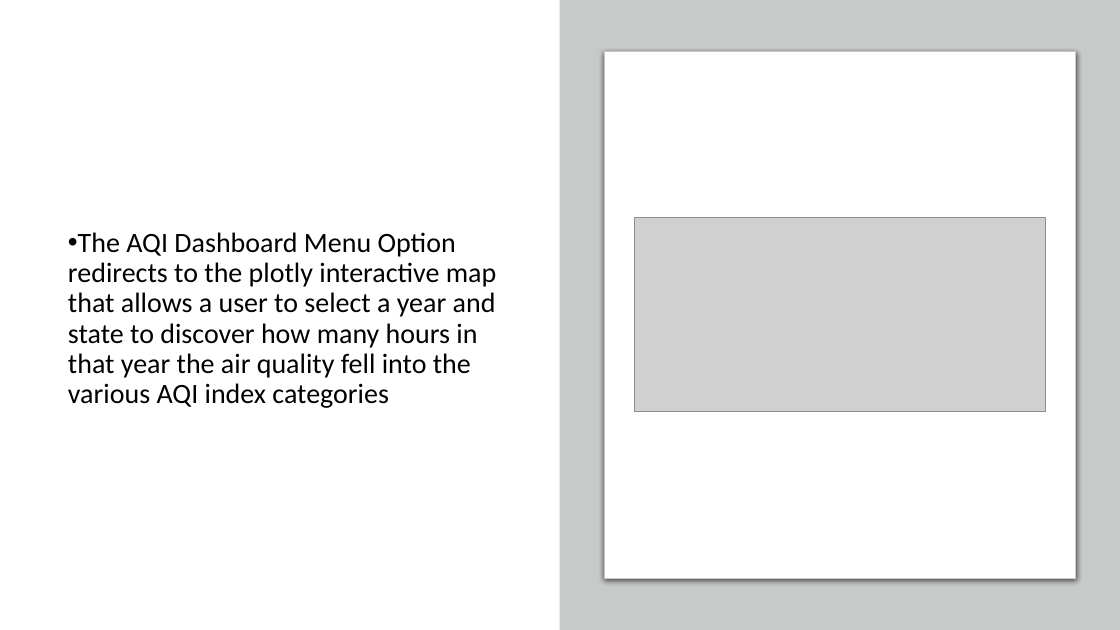
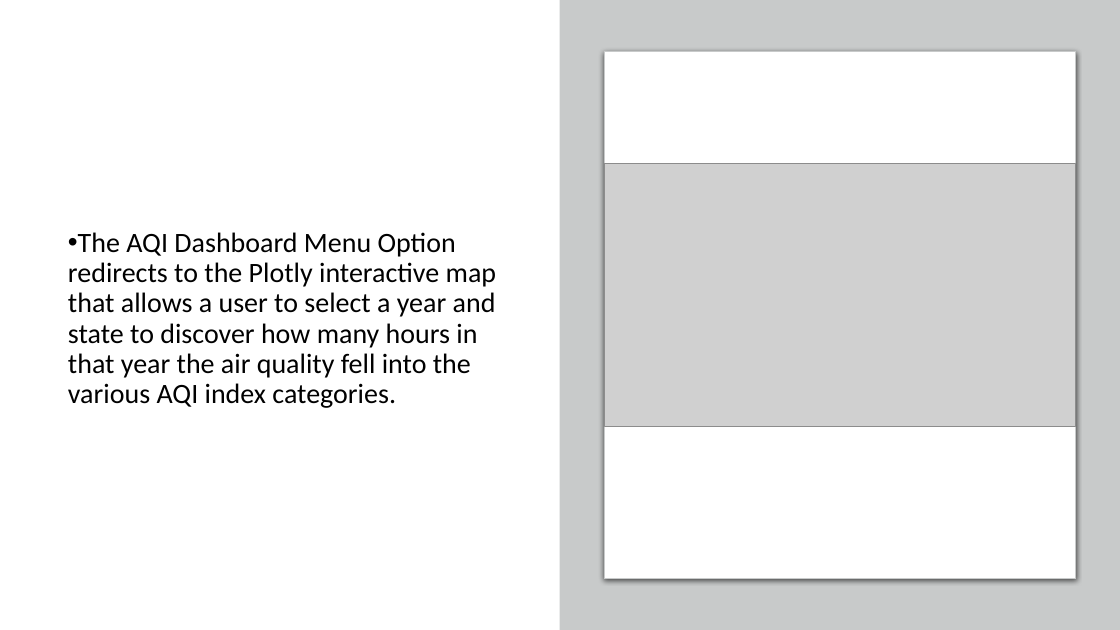
Before and after one commit to arianajoslyn/Air-Pollution-Effects-on-the-Respiratory-System, a slide deck: slide 3 of Air Pollution and Respiratory Diseases_TEMPLATE.pptx. Drawn at 1120x630 pixels with LibreOffice and Linux fonts; fonts in the diff are those of the drawing; grey boxes stand for pictures. Boxes give left, top, right and bottom in pixels: in the first picture for what was removed or moved away, otherwise in the second. Text is boxed around its words. In the diff, an @@ line names an element or a change of style, - is before the commit and + after.

```diff
--- a/Air Pollution and Respiratory Diseases_TEMPLATE.pptx
+++ b/Air Pollution and Respiratory Diseases_TEMPLATE.pptx
@@ picture: place and size @@
-picture at [634,218,1045,412]
+picture at [604,163,1075,426]
@@ text at [68,232,496,408]: text changed @@
-• The AQI Dashboard Menu Option
-  redirects to the plotly interactive map that allows a user to select a year and state to discover how many hours in that year the air quality fell into the various AQI index categories
+• The AQI Dashboard Menu Option
+  redirects to the Plotly interactive map that allows a user to select a year and state to discover how many hours in that year the air quality fell into the various AQI index categories.
```
Also in this commit, not shown: 3 other slides changed, 2 slides added.
